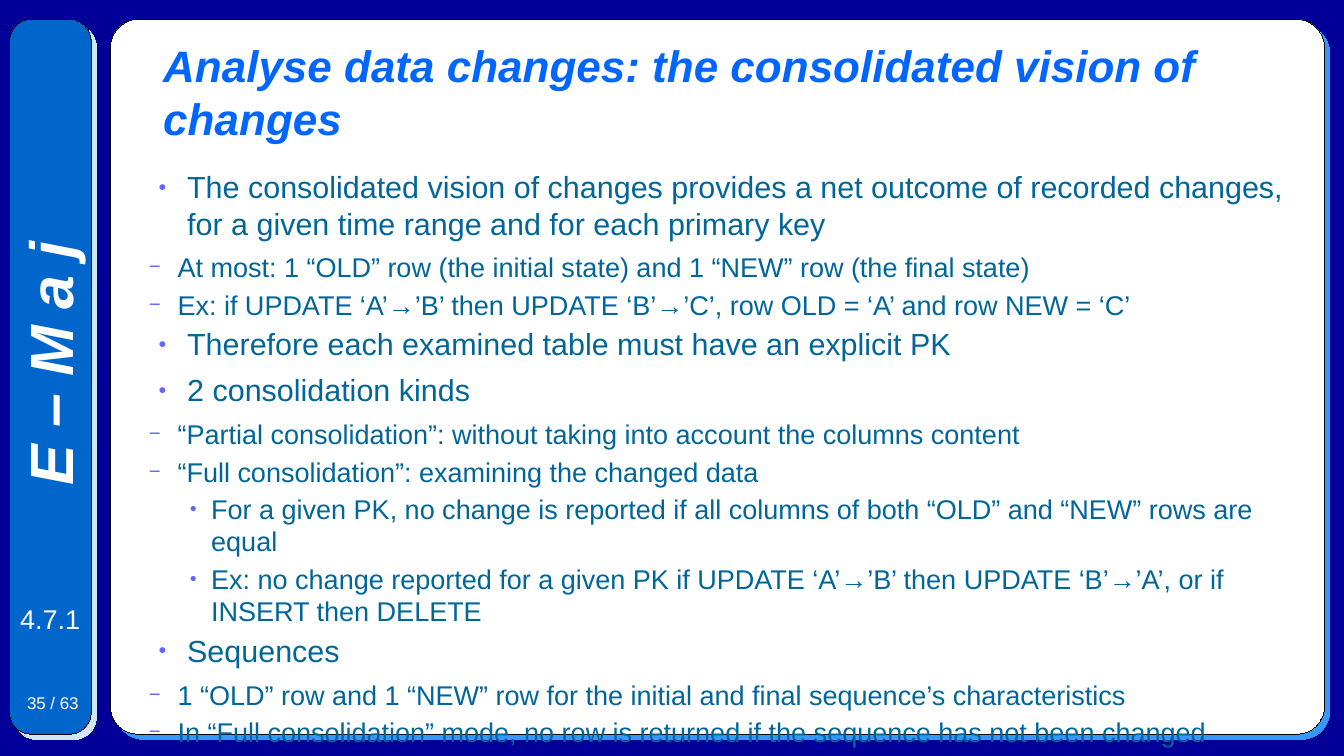
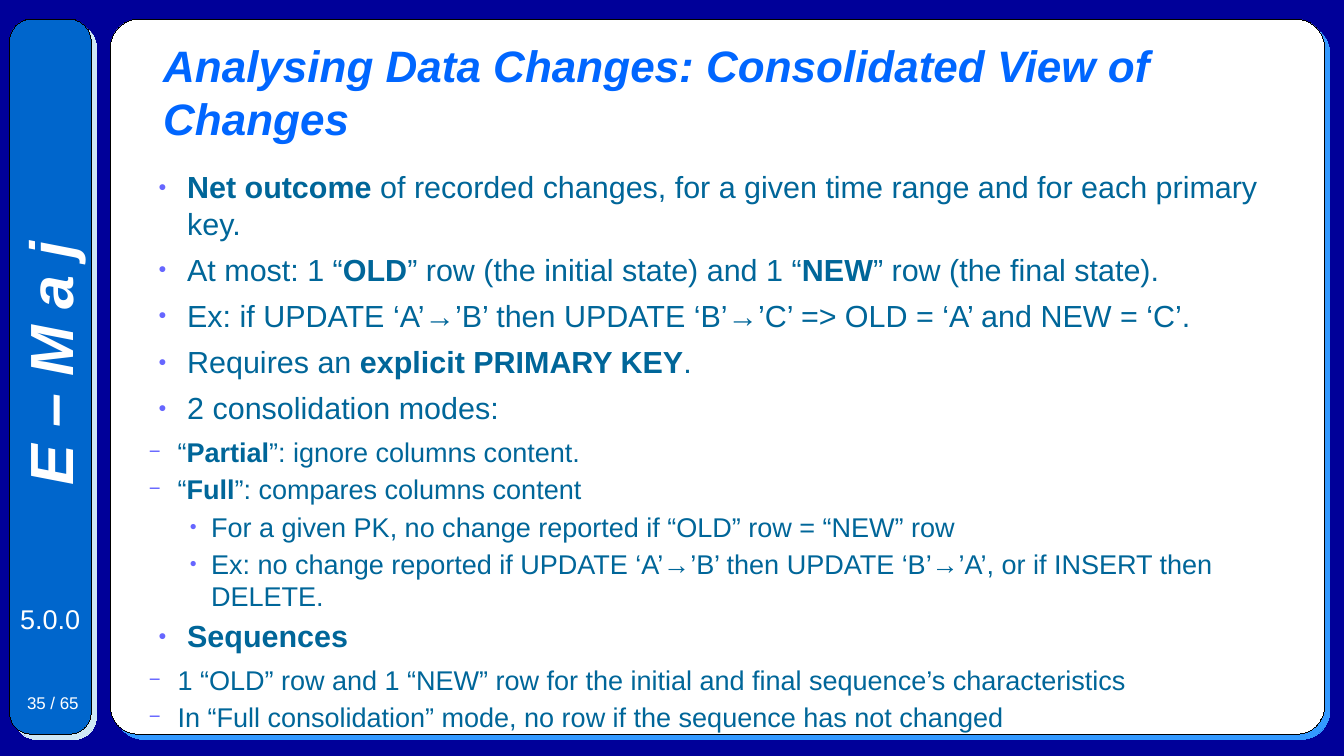
Before and after one commit to beaud76/emaj_doc, a slide deck: slide 35 of Emaj.devel_pres_en.odp. Drawn at 1344x756 pixels with LibreOffice and Linux fonts; fonts in the diff are those of the drawing. Boxes give left, top, right and bottom in pixels: in the first picture for what was removed or moved away, otherwise in the second. Text is boxed around its words. In the diff, an @@ line names an element or a change of style, - is before the commit and + after.

```diff
--- a/Emaj.devel_pres_en.odp
+++ b/Emaj.devel_pres_en.odp
@@ title at bbox=[163, 50, 1150, 144]: text changed @@
-Analyse data changes: the consolidated vision of changes
+Analysing Data Changes: Consolidated View of Changes
@@ text at bbox=[178, 259, 1213, 606]: text changed; size 16 to 18 pt @@
-● The consolidated vision of changes provides a net outcome of recorded changes, for a given time range and for each primary key
-  − At most: 1 “OLD” row (the initial state) and 1 “NEW” row (the final state)
-  − Ex: if UPDATE ‘A’→’B’ then UPDATE ‘B’→’C’, row OLD = ‘A’ and row NEW = ‘C’
-● Therefore each examined table must have an explicit PK
-● 2 consolidation kinds
-  − “Partial consolidation”: without taking into account the columns content
-  − “Full consolidation”: examining the changed data
-    ● For a given PK, no change is reported if all columns of both “OLD” and “NEW” rows are equal
-    ● Ex: no change reported for a given PK if UPDATE ‘A’→’B’ then UPDATE ‘B’→’A’, or if INSERT then DELETE
+● Net outcome of recorded changes, for a given time range and for each primary key.
+● At most: 1 “OLD” row (the initial state) and 1 “NEW” row (the final state).
+● Ex: if UPDATE ‘A’→’B’ then UPDATE ‘B’→’C’ => OLD = ‘A’ and NEW = ‘C’.
+● Requires an explicit PRIMARY KEY.
+● 2 consolidation modes:
+  − “Partial”: ignore columns content.
+  − “Full”: compares columns content
+    ● For a given PK, no change reported if “OLD” row = “NEW” row
+    ● Ex: no change reported if UPDATE ‘A’→’B’ then UPDATE ‘B’→’A’, or if INSERT then DELETE.
@@ text at bbox=[20, 610, 80, 630]: text changed @@
-4.7.1
+5.0.0
@@ text at bbox=[187, 625, 348, 653]: bold on in "Sequences" @@
@@ page number at bbox=[27, 697, 79, 709]: text changed @@
-35 / 63
+35 / 65
@@ text at bbox=[178, 707, 1003, 732]: text changed @@
-  − In “Full consolidation” mode, no row is returned if the sequence has not been changed
+  − In “Full consolidation” mode, no row if the sequence has not changed
```
Also in this commit, not shown: 60 other slides changed, 4 slides added, 2 slides removed, 7 other files.
